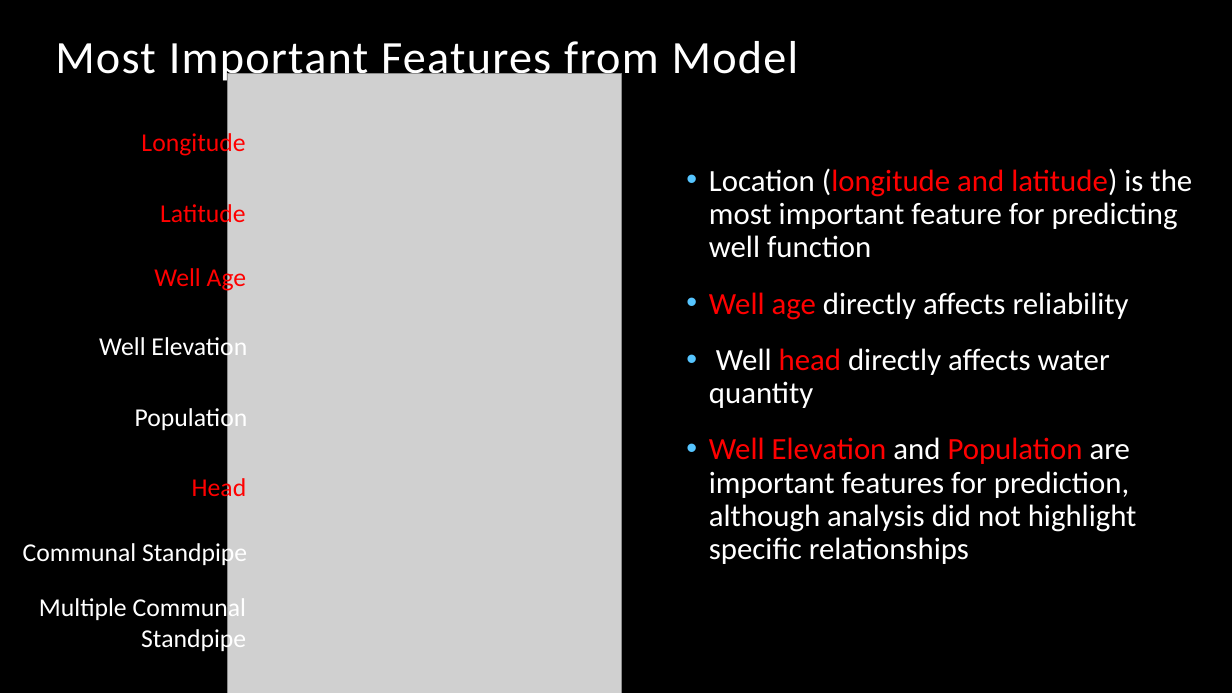
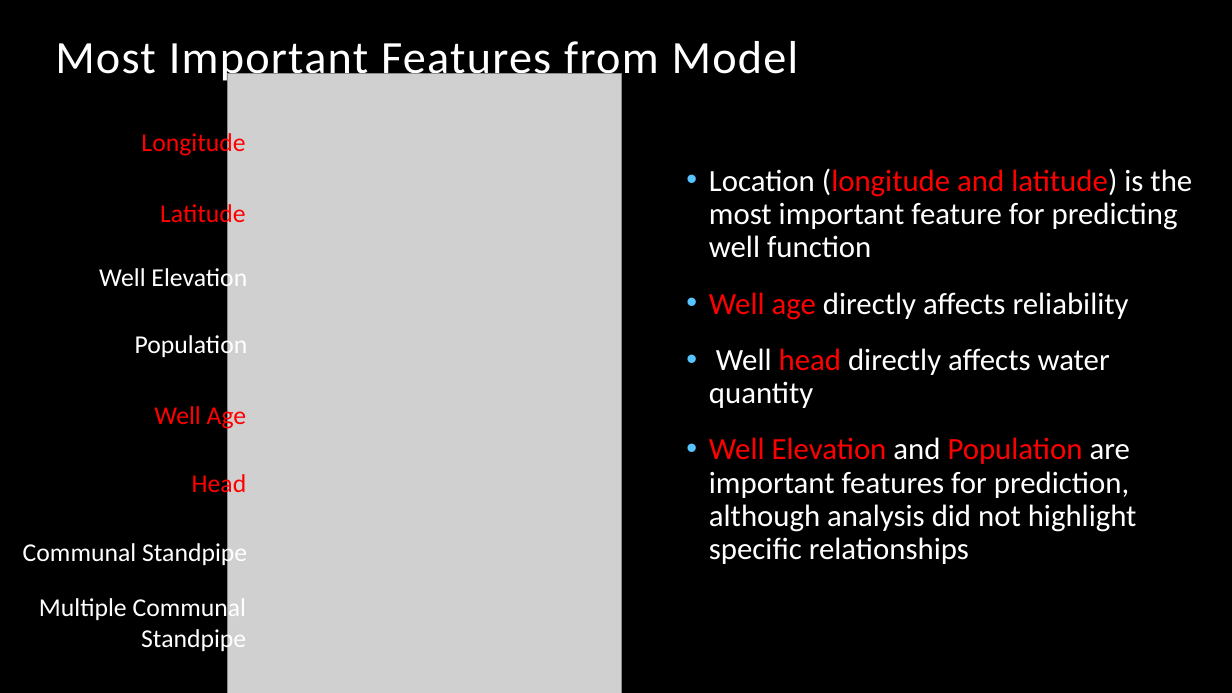
Before and after one commit to bentson1187/phase_3_project, a slide deck: slide 6 of Stakeholder Presentation.pptx. Drawn at 1232x693 pixels with LibreOffice and Linux fonts; fonts in the diff are those of the drawing; grey boxes stand for pictures; background and template pictures are left out. Boxes give left, top, right and bottom in pixels: in the first picture for what was removed or moved away, otherwise in the second. Text is boxed around its words. In the diff, an @@ line names an element or a change of style, - is before the commit and + after.

```diff
--- a/Stakeholder Presentation.pptx
+++ b/Stakeholder Presentation.pptx
@@ text "Well Elevation": place and size @@
-text "Well Elevation" at (99,334,247,361)
+text "Well Elevation" at (99,265,247,292)
@@ text "Population": place and size @@
-text "Population" at (135,406,248,433)
+text "Population" at (135,332,248,359)
@@ text "Well Age": place and size @@
-text "Well Age" at (154,265,247,292)
+text "Well Age" at (154,403,247,430)
@@ text "Head": place and size @@
-text "Head" at (192,475,247,502)
+text "Head" at (192,471,247,498)
```
Also in this commit, not shown: 4 other slides changed, 4 other files.
